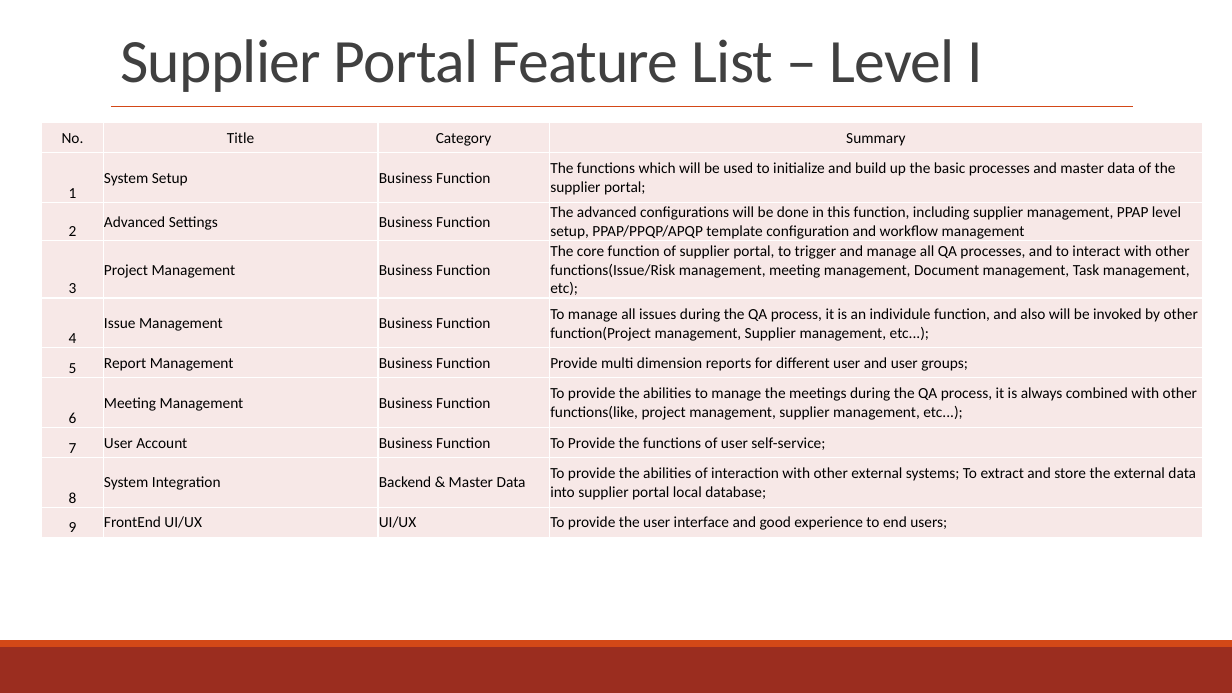
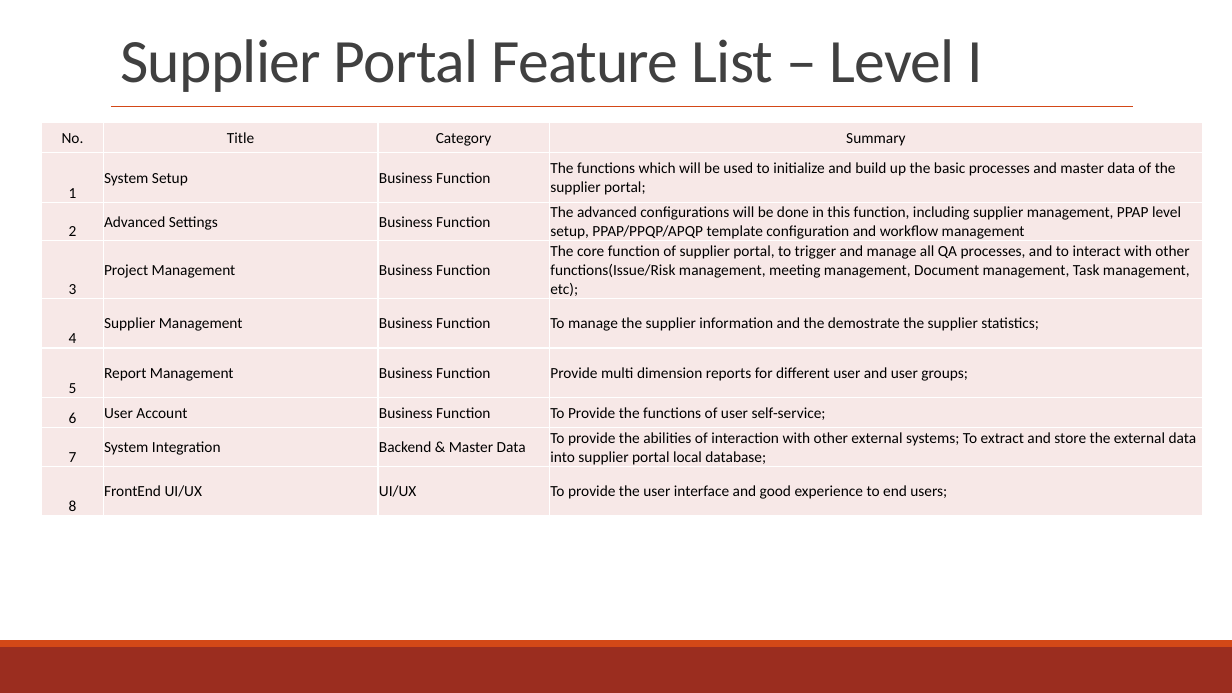
Before and after one commit to zyw9963/YFVE-supplier-portal, a slide deck: slide 2 of projects/YanFeng/02 System Design/User Stories/Flowcharts/Supplier FlowCharts & UX.pptx. Drawn at 1232x693 pixels with LibreOffice and Linux fonts; fonts in the diff are those of the drawing. Boxes give left, top, right and bottom in pixels: in the first picture for what was removed or moved away, otherwise in the second. Text is boxed around its words. In the diff, an @@ line names an element or a change of style, - is before the commit and + after.

```diff
--- a/projects/YanFeng/02 System Design/User Stories/Flowcharts/Supplier FlowCharts & UX.pptx
+++ b/projects/YanFeng/02 System Design/User Stories/Flowcharts/Supplier FlowCharts & UX.pptx
@@ table at bbox=[42, 123, 1202, 515] @@
-row 5, column 2: Issue Management
+row 5, column 2: Supplier Management
-row 5, column 4: To manage all issues during the QA process, it is an individule function, and also will be invoked by other function(Project management, Supplier management, etc...);
+row 5, column 4: To manage the supplier information and the demostrate the supplier statistics;
-row 7: 6 | Meeting Management | Business Function | To provide the abilities to manage the meetings during the QA process, it is always combined with other functions(like, project management, supplier management, etc...);
-row 8: 7 | User Account | Business Function | To Provide the functions of user self-service;
-row 9: 8 | System Integration | Backend & Master Data | To provide the abilities of interaction with other external systems; To extract and store the external data into supplier portal local database;
-row 10: 9 | FrontEnd UI/UX | UI/UX | To provide the user interface and good experience to end users;
+row 7: 6 | User Account | Business Function | To Provide the functions of user self-service;
+row 8: 7 | System Integration | Backend & Master Data | To provide the abilities of interaction with other external systems; To extract and store the external data into supplier portal local database;
+row 9: 8 | FrontEnd UI/UX | UI/UX | To provide the user interface and good experience to end users;
```
Also in this commit, not shown: 91 other slides changed, 1 slide added, 1 other file.
